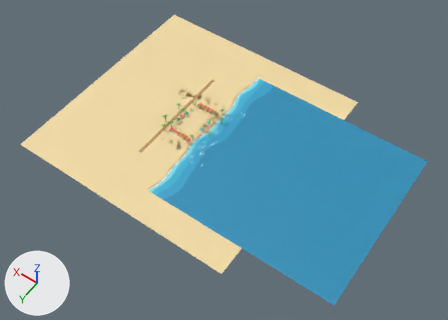
One commit to the glTF model art/models/beach.glb: the scene before it, then after it.
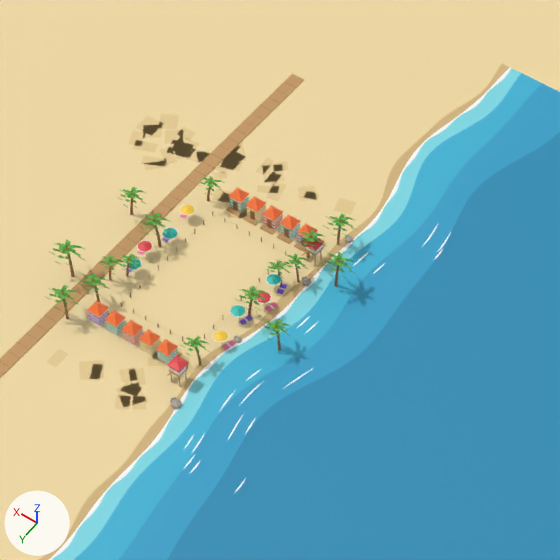
Each version is shown whole from a camera (50 mm lens) standing at (-175.6, 211.5, 310.4) and looking at (-32.2, 10.7, -5.1), then close up on the part from 34% to 60% of the width and 20% to 57% of the height. The lights are fixed; the arrows at lower left show +X, +Y and +Z. The first two pictures are the older version. Vertices at exactly the same position are counted once.

Names of what the first close-up shows: 'beach'.
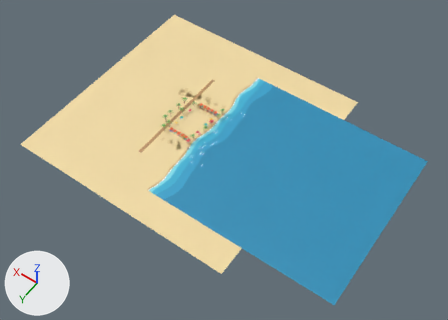
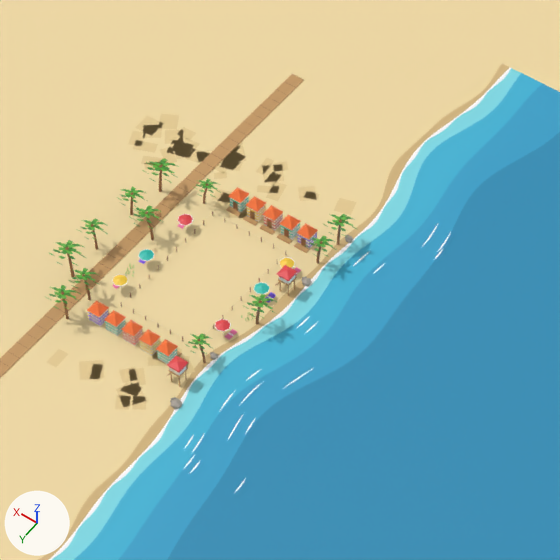
Boxes (x1, y1, x2, y2) around the edits, measured in the close-ups (560 x 560 px; the box of a moved part takes in the faces that stretch with it):
part 1 of me_beach, deleted
    before: (95, 177, 358, 356)
part 2 of me_beach, moved or reshaped
    before: (49, 176, 356, 409)
    after: (46, 158, 355, 409)
part 3 of me_beach, recoloured
    before: (126, 208, 289, 347)
    after: (126, 214, 248, 340)

What the commit changed:
me_beach is used by ob_beach; location (0.0, 0.0, 0.0).
me_beach had 10769 vertices, 16240 faces and spanned x -140.0..80.0, y -80.0..80.0, z 0.0..6.0.
me_beach now has 9593 vertices, 14392 faces and spans x -140.0..80.0, y -80.0..80.0, z 0.0..6.0.
me_beach part 1: 217 loose pieces with 2060 vertices, spanning x -19.0..12.0, y -14.0..14.0, z 0.0..6.0, are deleted.
me_beach part 2: 448 vertices moved from x -15.0..17.0, y -18.0..20.0, z 0.0..6.0 to x -13.0..17.0, y -18.0..20.0, z 0.0..6.0; 922 vertices removed from x -15.0..18.0, y -19.0..21.0, z 0.0..6.0; 1794 vertices added at x -14.0..19.0, y -19.0..21.0, z 0.0..6.0.
me_beach part 3: 50 kept faces spanning x -11.0..12.0, y -13.0..12.0, z 0.0..5.0 get new vertex colours.
Other edits to the shape of me_beach do not show in these pictures.
